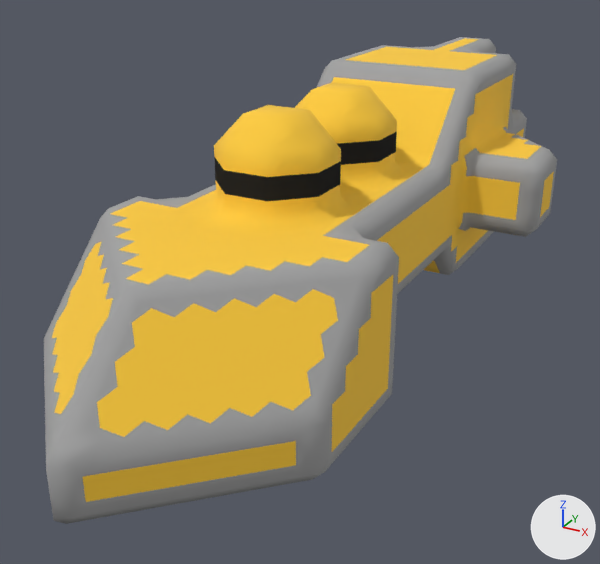
The OBJ model src/jsMain/resources/meshes/mechyrdia-1-nano-class.obj as it was, and as the next commit left it.
Rendered twice from a 50 mm lens placed at (17.4, -35.6, 18.3), pointed at (-0.9, -2.4, 1.7). Arrows for +X, +Y and +Z are at lower right; the lights stay in place. Where no turn or scale is listed for an object, it has been applied to the vertices.

The first picture shows 'mechyrdia-1-nano-class'.
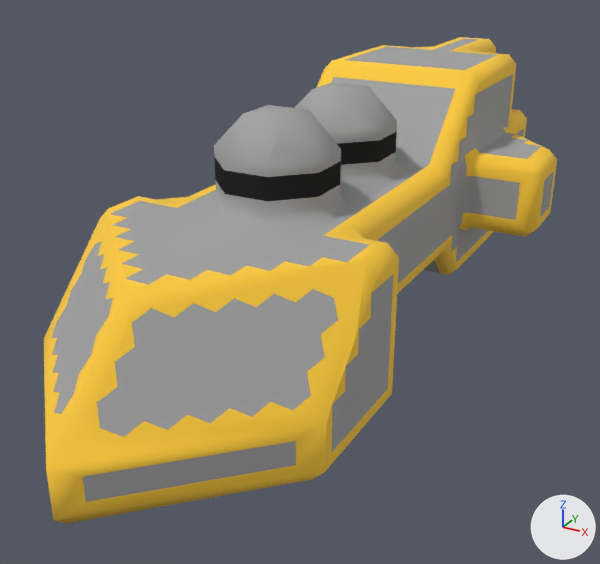
Where the change shows, as pixel boxes (x1, y1, x2, y2) in the pictures (600 x 564 px):
part 1 of me_mechyrdia_1_nano_class, deleted: before (44, 37, 557, 524)
part 2 of me_mechyrdia_1_nano_class, surface changed (grey to yellow): (220, 127, 543, 253) in both

What changed in the scene script:
```text
Change me_mechyrdia_1_nano_class:
    used by ob_mechyrdia_1_nano_class; location = (0.0, 0.0, 0.0)
    remove me_mechyrdia_1_nano_class.from_pydata(...)  # 3112 vertices, 6220 faces; spans x -8.5..8.5, y -20.5..20.5, z 0.0..11.0
    add me_mechyrdia_1_nano_class.from_pydata(...)  # 781 vertices, 1445 faces; spans x -8.5..8.5, y -20.5..20.5, z 0.0..11.0
    me_mechyrdia_1_nano_class part 1: 2331 vertices removed from x -8.5..8.5, y -20.5..20.5, z 0.0..11.0
    me_mechyrdia_1_nano_class part 2: 290 kept faces spanning x -8.5..8.5, y -9.0..20.5, z 0.0..11.0 get new texture (UV) coordinates
```
